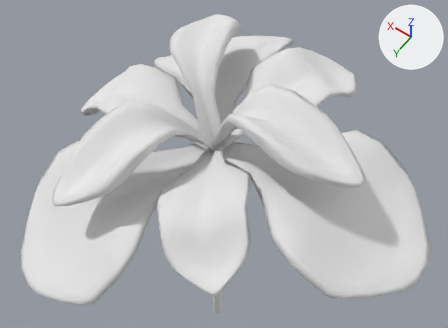
The Blender file Blender/Iris/iris07.blend as it was, and as the next commit left it.
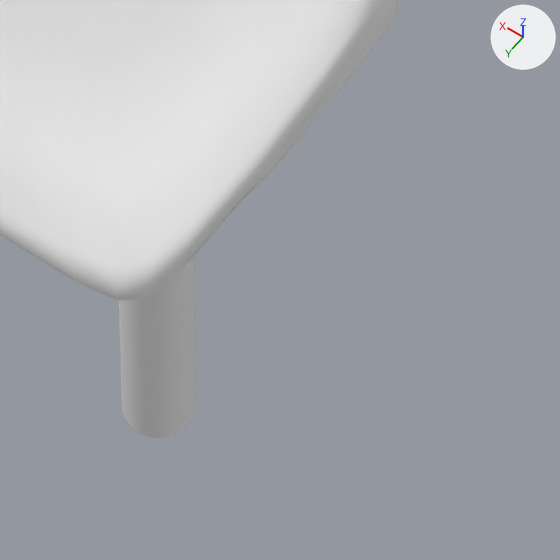
Each version is shown whole from a camera (50 mm lens) standing at (-2.86, 3.82, 10.23) and looking at (0.25, -0.52, 3.4), then close up on the part from 44% to 60% of the width and 79% to 100% of the height. The axes (+X, +Y, +Z) are drawn at upper right. The lights are the same throughout.
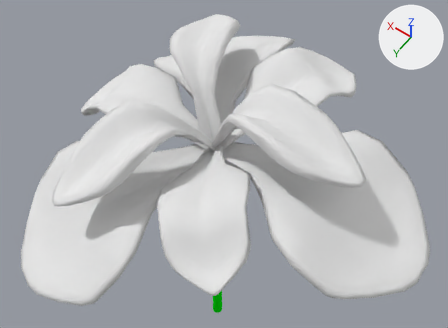
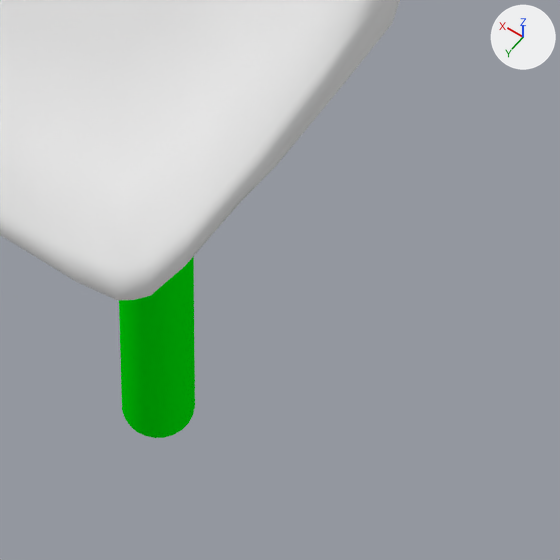
Commit message: updated iris

The change, as a list of edits to the scene's bpy script:
```text
Add mat_stem:
    mat_stem = diffuse_material('Stem')
    mat_stem.base_color = (0.0, 0.8, 0.00297)  # green #00e70a
Change me_cylinder:
    where me_cylinder.from_pydata(...)  # 2151 vertices, 2114 faces; spans x -62.2..45.0, y -55.7..55.1, z 0.0..2.5
    used by ob_cylinder; location = (0.0, 0.0, 0.0); scale = (0.0441, 0.0441, 2.2)
    me_cylinder part 1: all 265 faces centred in x -1.7..1.8, y -1.4..2.2, z 0.0..1.9 switch from mat_material_001 (its picture is missing) to mat_stem (green #00e70a)
```

What differs and where, as boxes (x1, y1, x2, y2) in the close-ups (560 x 560 px):
part 1 of me_cylinder, recoloured (grey to green)
    both: (119, 256, 195, 438)
